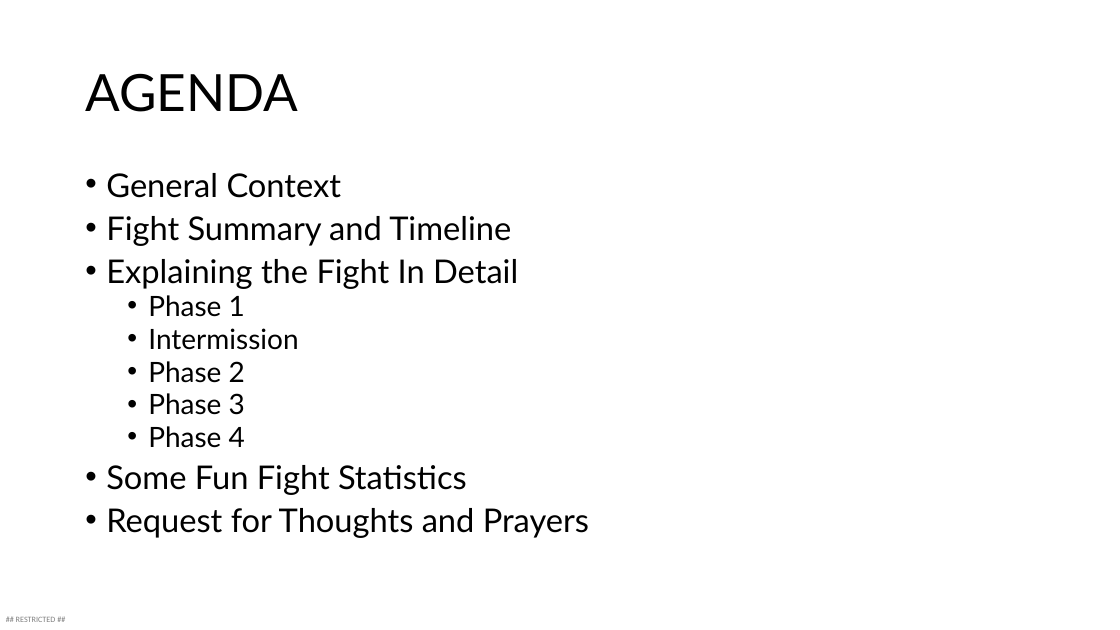
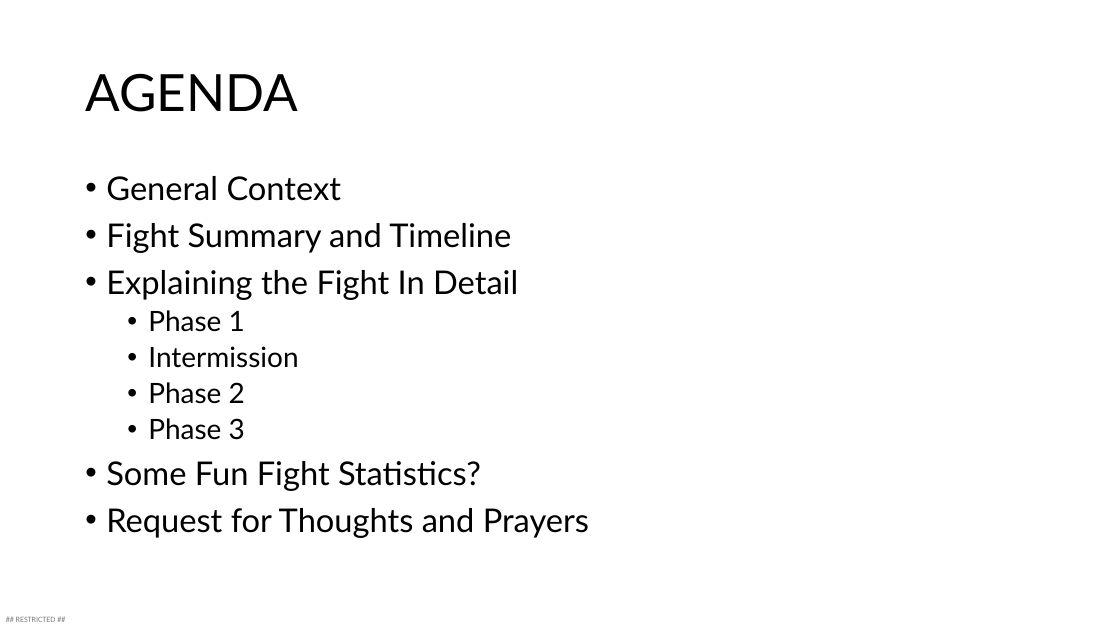
Before and after one commit to kuehbiko/test1, a slide deck: slide 2 of loora.pptx. Drawn at 1120x630 pixels with LibreOffice and Linux fonts; fonts in the diff are those of the drawing. Boxes give left, top, right and bottom in pixels: in the first picture for what was removed or moved away, otherwise in the second. Text is boxed around its words. In the diff, an @@ line names an element or a change of style, - is before the commit and + after.

```diff
--- a/loora.pptx
+++ b/loora.pptx
@@ text at box(106, 176, 589, 538): line spacing 0.8 to 0.9 @@
@@ text at box(106, 461, 481, 491): text changed @@
-  • Phase 4
-• Some Fun Fight Statistics
+• Some Fun Fight Statistics?
```
Also in this commit, not shown: 13 other slides changed, 4 slides added, 5 slides removed.
